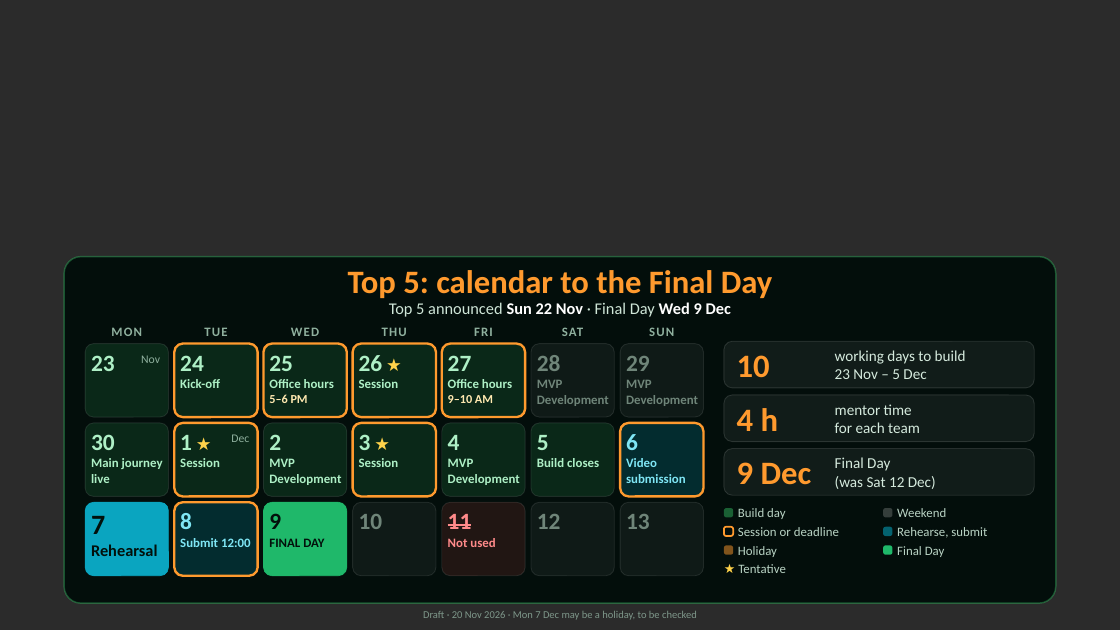
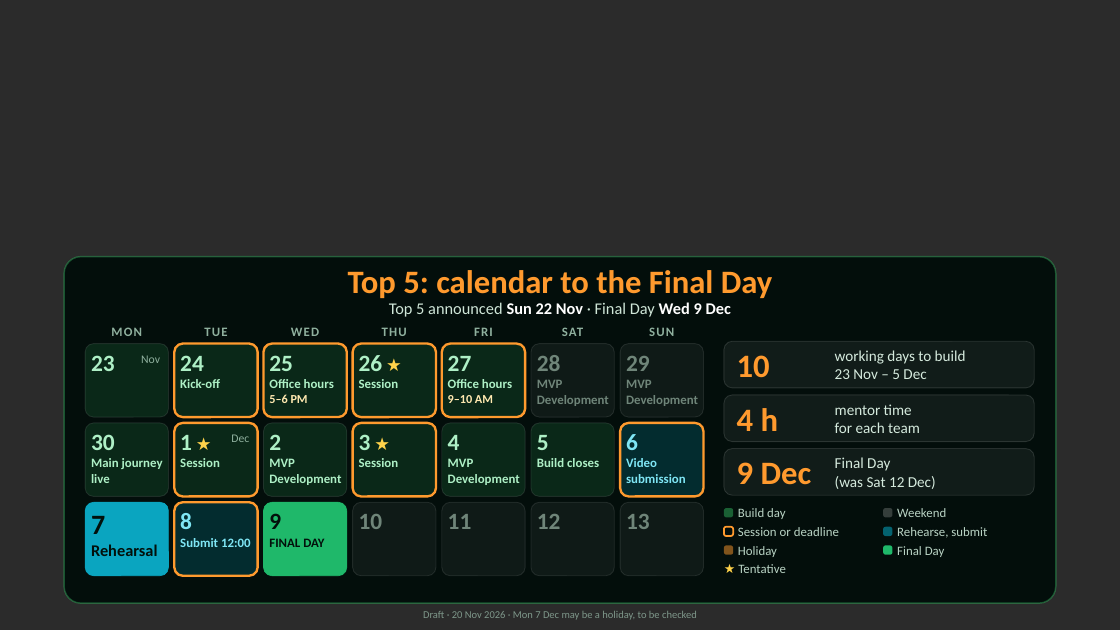
Before and after one commit to bagirshahab/aiforallhackathon, a slide deck: slide 1 of top5-plan/AI_for_All_Hackathon_Top5_Calendar.pptx. Drawn at 1120x630 pixels with LibreOffice and Linux fonts; fonts in the diff are those of the drawing; background and template pictures are left out; a plain dark background stands for a picture behind light text. Boxes give left, top, right and bottom in pixels: in the first picture for what was removed or moved away, otherwise in the second. Text is boxed around its words. In the diff, an @@ line names an element or a change of style, - is before the commit and + after.

```diff
--- a/top5-plan/AI_for_All_Hackathon_Top5_Calendar.pptx
+++ b/top5-plan/AI_for_All_Hackathon_Top5_Calendar.pptx
@@ rounded rectangle at (442,502,525,576): fill #FF5050 at 12% opacity to #FFFFFF at 5% opacity @@
@@ text "11" at (448,514,472,529): text colour #FF8A8A to #6F8579, strikethrough off @@
@@ text at (448,538,495,547): paragraph removed @@
-Not used
```
Also in this commit, not shown: 1 other file.
